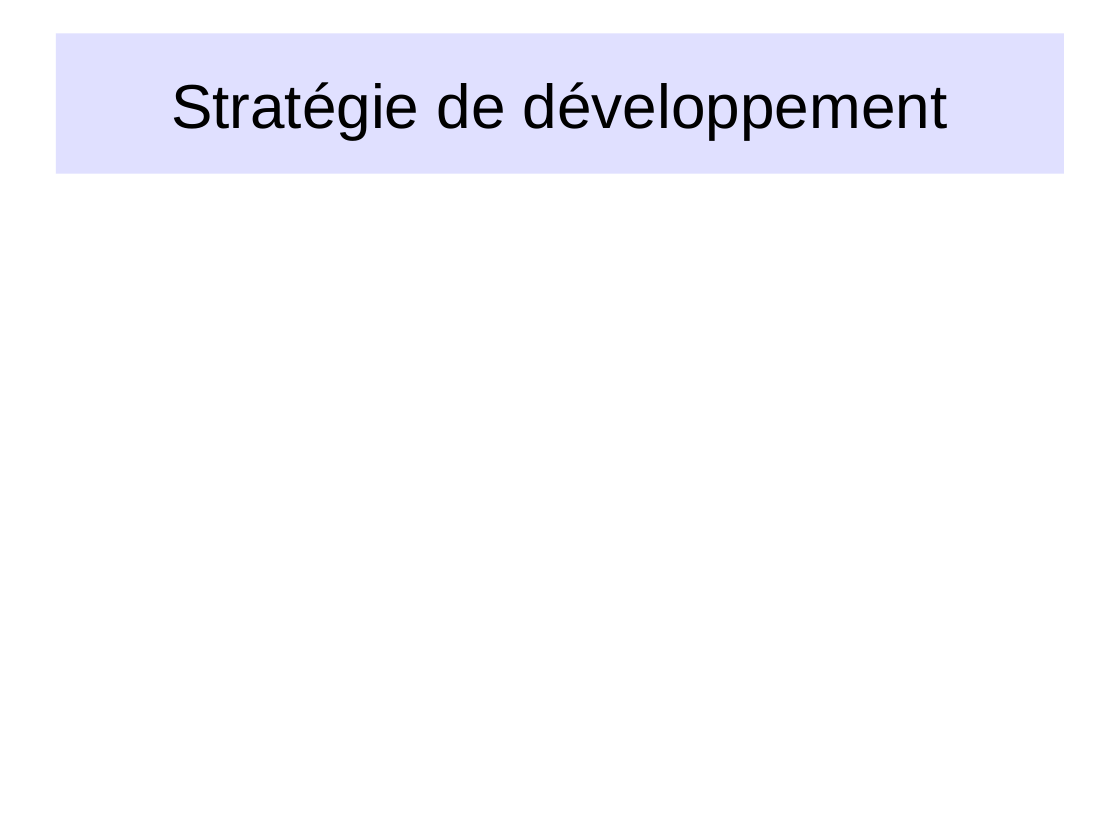
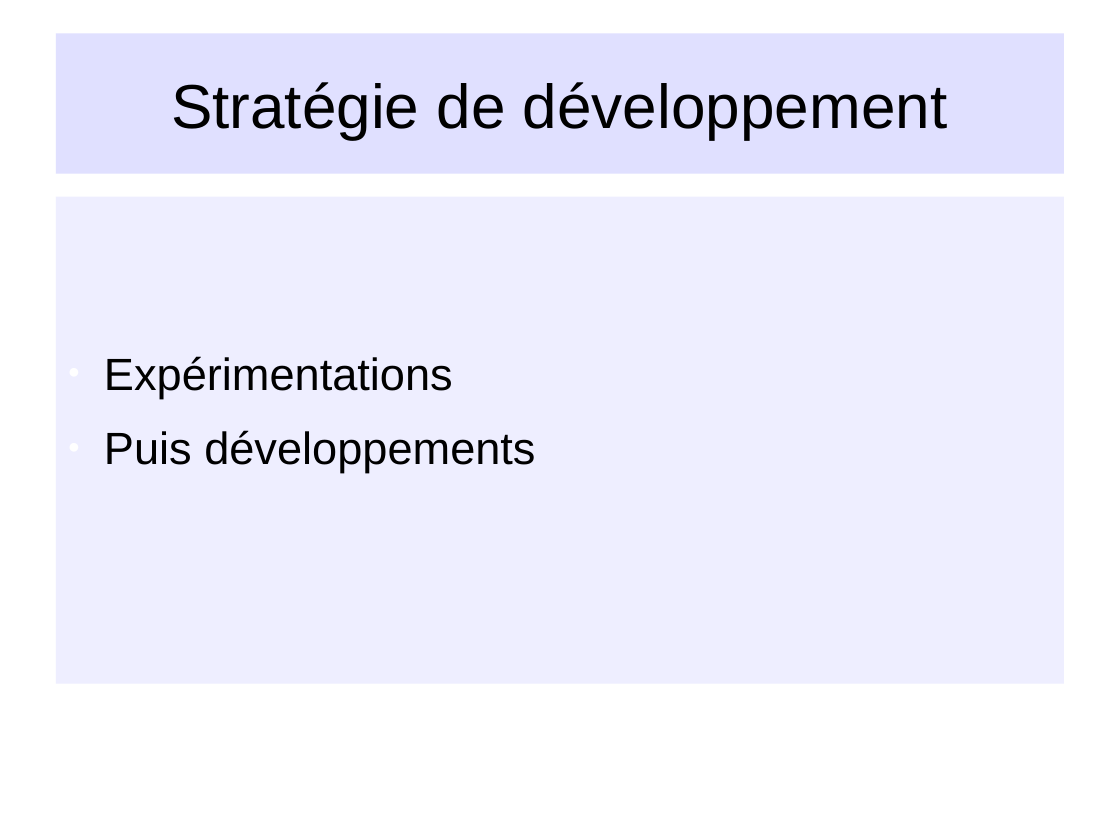
Before and after one commit to NesKaphe/nao-p7, a slide deck: slide 4 of documents/diaporama/diapo_nao.odp. Drawn at 1120x840 pixels with LibreOffice and Linux fonts; fonts in the diff are those of the drawing; background and template pictures are left out. Boxes give left, top, right and bottom in pixels: in the first picture for what was removed or moved away, otherwise in the second. Text is boxed around its words. In the diff, an @@ line names an element or a change of style, - is before the commit and + after.

```diff
--- a/documents/diaporama/diapo_nao.odp
+++ b/documents/diaporama/diapo_nao.odp
@@ text added at bbox=[56, 196, 1064, 683], fill #E6E6FF at 65% opacity, 32 pt, text #000000 @@
+● Expérimentations
+● Puis développements
```
Also in this commit, not shown: 1 slide added, 1 other file.
